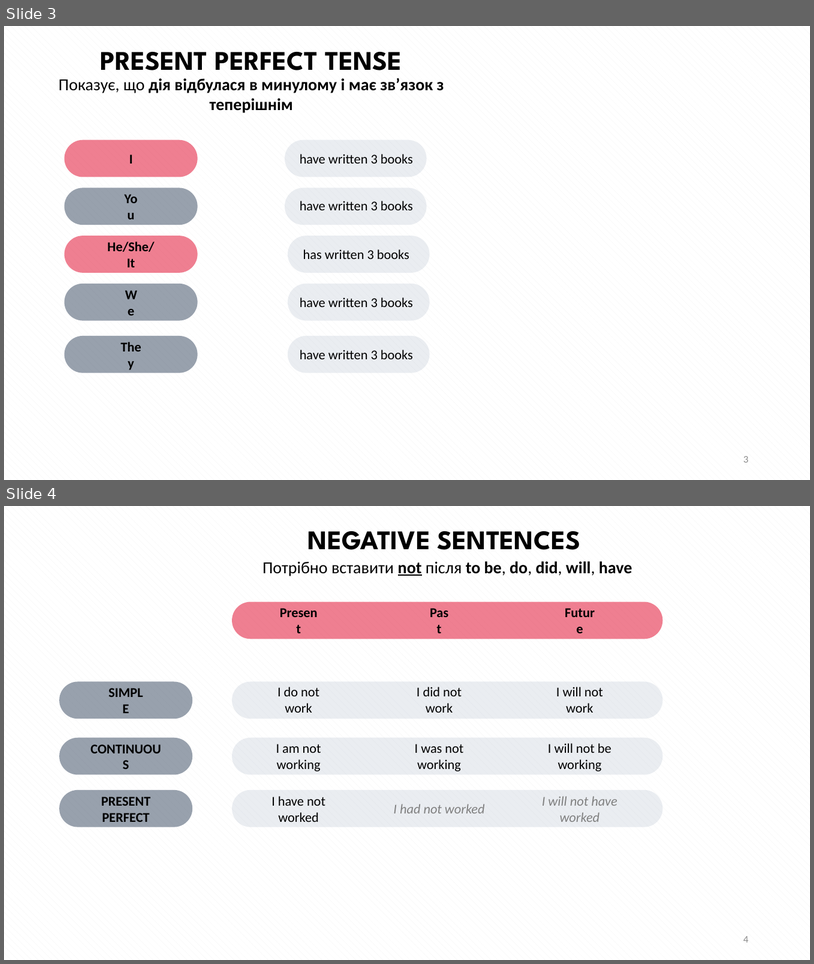
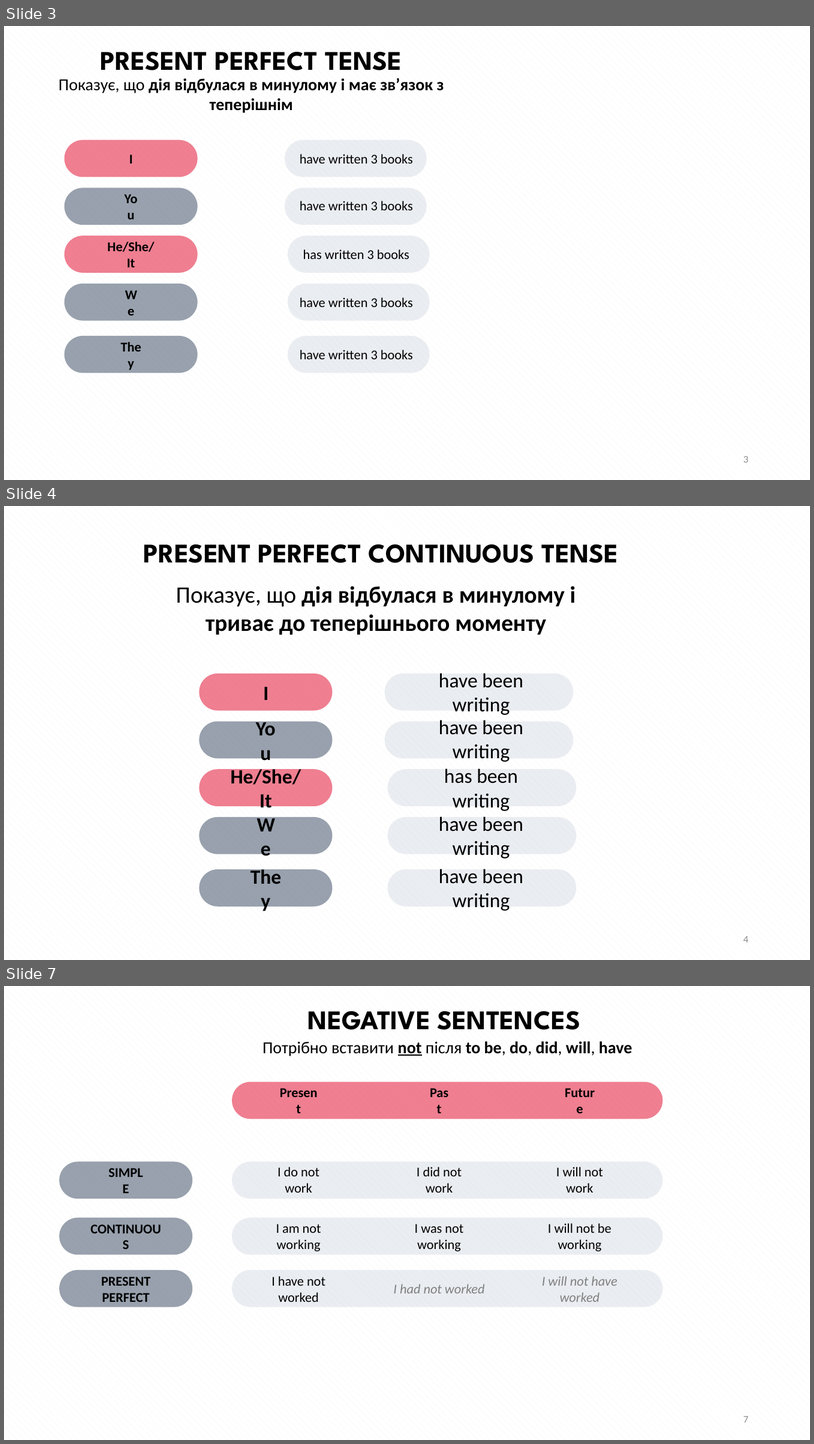
Before and after one commit to vikhulei/TeachLearnFullStack, a slide deck: public/docs/Reviews.pptx. Shown one above the other, each under a label of ours: slides 3 and 4 before the commit, slides 3, 4 and 7 after it; the slides between them are not shown. The pictures are 814x964 and 814x1444 pixels, drawn with LibreOffice and Linux fonts; fonts in the diff are those of the drawing. Boxes give left, top, right and bottom in pixels: in the first picture for what was removed or moved away, otherwise in the second. Text is boxed around its words. In the diff, an @@ line names an element or a change of style, - is before the commit and + after.

```diff
--- a/public/docs/Reviews.pptx
+++ b/public/docs/Reviews.pptx
@@ slide 4 added at [4, 506, 810, 960], background pattern #F2F2F2 on #FFFFFF @@
@@ text added at [144, 544, 618, 563], 32 pt, text #000000, bold @@
+PRESENT PERFECT CONTINUOUS TENSE
@@ text added at [176, 586, 576, 635], 28 pt, text #000000, bold @@
+Показує, що дія відбулася в минулому і триває до теперішнього моменту
@@ rounded rectangle added at [200, 673, 332, 711], fill #E31737 at 55% opacity @@
@@ rounded rectangle added at [385, 673, 574, 711], fill #ADB9CA at 25% opacity @@
@@ text added at [439, 673, 524, 715], 24 pt, text #000000 @@
+have been writing
@@ text added at [263, 687, 269, 700], 24 pt, text #000000, bold @@
+I
@@ rounded rectangle added at [200, 721, 332, 758], fill #44546A at 55% opacity @@
@@ rounded rectangle added at [385, 721, 574, 758], fill #ADB9CA at 25% opacity @@
@@ text added at [439, 720, 524, 762], 24 pt, text #000000 @@
+have been writing
@@ text added at [251, 727, 280, 751], 24 pt, text #000000, bold @@
+You
@@ rounded rectangle added at [200, 769, 332, 806], fill #E31737 at 55% opacity @@
@@ text added at [231, 766, 302, 813], 24 pt, text #000000, bold @@
+He/She/It
@@ rounded rectangle added at [388, 769, 577, 806], fill #ADB9CA at 25% opacity @@
@@ text added at [444, 768, 518, 811], 24 pt, text #000000 @@
+has been writing
@@ rounded rectangle added at [200, 817, 332, 854], fill #44546A at 55% opacity @@
@@ text added at [252, 823, 279, 847], 24 pt, text #000000, bold @@
+We
@@ rounded rectangle added at [388, 817, 577, 854], fill #ADB9CA at 25% opacity @@
@@ text added at [439, 816, 524, 858], 24 pt, text #000000 @@
+have been writing
@@ rounded rectangle added at [200, 869, 332, 906], fill #44546A at 55% opacity @@
@@ text added at [246, 876, 285, 900], 24 pt, text #000000, bold @@
+They
@@ rounded rectangle added at [388, 869, 577, 906], fill #ADB9CA at 25% opacity @@
@@ text added at [439, 868, 524, 910], 24 pt, text #000000 @@
+have been writing
@@ page number added at [744, 936, 749, 942], 12 pt, text #8C8C8C @@
+4
@@ what was slide 4 is now slide 7 @@
@@ page number at [744, 1416, 749, 1422]: text changed @@
-4
+7
```
Also in this commit, not shown: 2 other slides added, 18 other files.
